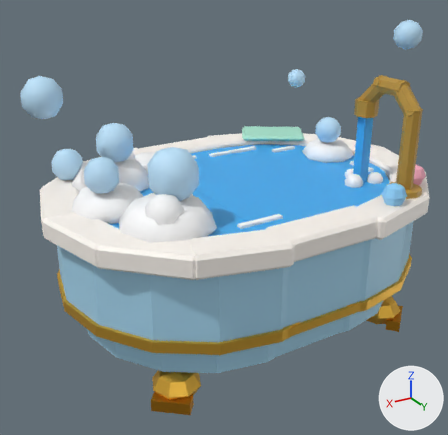
The FBX model assets/clean-a-cat/exports/CleanACat_Station_Tub.fbx: old version first, new version second.
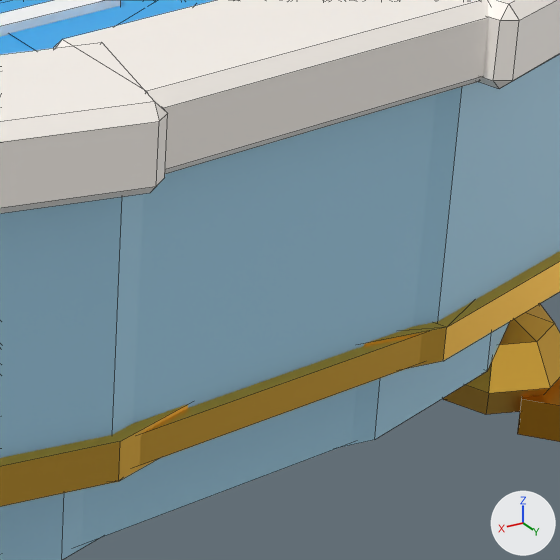
Each version appears first whole from a camera (50 mm lens) standing at (0.0368, 0.0576, 0.0426) and looking at (0.0024, 0.0003, 0.0139), and next in a close-up on the part from 56% to 89% of the width and 50% to 83% of the height. Every picture has the same lights, and +X, +Y and +Z are marked at lower right. The older version's two pictures come first. The close-ups show mesh edges as thin lines. Where no turn or scale is listed for an object, it has been applied to the vertices.

Names of what the first close-up shows: 'CleanACat_Station_Tub', 'CleanACat_Station_Tub_Water'.
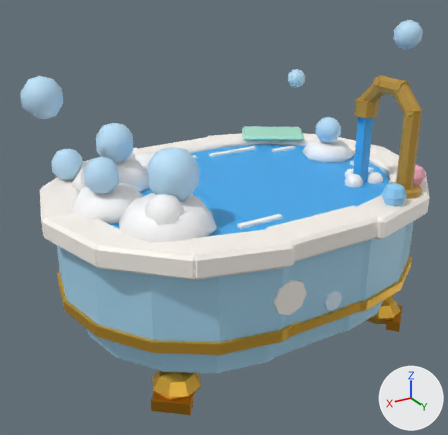
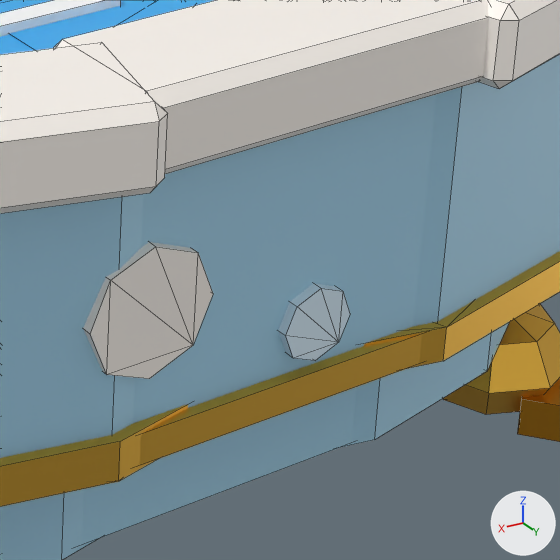
The change, as a list of edits to the scene's bpy script:
```text
Change me_cleanacat_station_tub:
    used by ob_cleanacat_station_tub; location = (0.0, 0.0, 0.0)
    remove me_cleanacat_station_tub.from_pydata(...)  # 984 vertices, 1140 faces; spans x -0.0233..0.0233, y -0.0179..0.0178, z -0.0001..0.0303
    add me_cleanacat_station_tub.from_pydata(...)  # 1016 vertices, 1180 faces; spans x -0.0233..0.0233, y -0.0179..0.0178, z -0.0001..0.0303
    me_cleanacat_station_tub part 1: a new loose piece, an 8-sided cylinder along y spanning x 0.0026..0.0064, y 0.01577..0.01633, z 0.0099..0.0137, in mat_cleanacat_palette
    me_cleanacat_station_tub part 2: a new loose piece, an 8-sided cylinder along y spanning x -0.0021..0.0001, y 0.01575..0.01635, z 0.0087..0.0109, in mat_cleanacat_palette
```

Pixel boxes [x1, y1, x2, y2] of what changed, in the close-ups (560 x 560 px):
part 1 of me_cleanacat_station_tub, added
    after: [83, 242, 213, 379]
part 2 of me_cleanacat_station_tub, added
    after: [278, 283, 350, 360]
